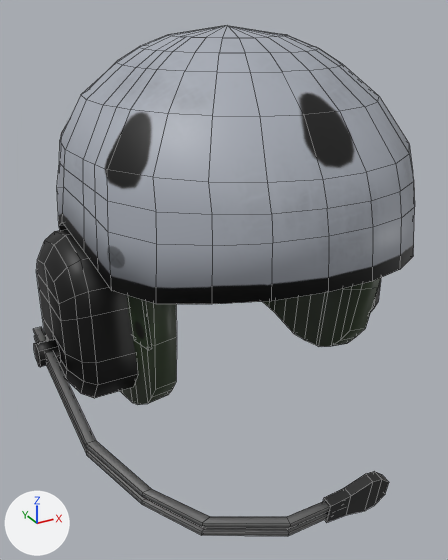
An edit to the FBX model contents/mods/XOF/media/models_x/WorldItems/XOFHelmet_WorldItem.fbx, drawn before and after from the same camera.
The view is the same before and after, from a 50 mm lens placed at (-0.00284, -0.00492, 0.00356), pointed at (-0.00032, -0.00034, 0.00127). Arrows for +X, +Y and +Z are at lower left; the lights stay in place. Mesh edges are drawn as thin lines.

Before the edit, the objects in view are built like this:
```python
mat_material_001 = principled_material('Material.001')
mat_material_001.texture = img_hat_xofhelmet_png
me_cube_002 = bpy.data.meshes.new('Cube.002')
me_cube_002.from_pydata(...)  # 751 vertices, 723 faces; spans x -0.00197..0.00186, y -0.0024..0.00189, z 0.00001..0.00342
me_cube_002.materials.append(mat_material_001)  # picture img_hat_xofhelmet_png
# before: 280 (-0.00197, 0.00025, 0.0006) at pixel (35, 358), 281 (-0.00197, 0.00016, 0.00057) at pixel (38, 365), 282 (-0.00197, 0.00028, 0.00068) at pixel (33, 349), 283 (-0.00197, 0.00025, 0.00076) at pixel (33, 343), 285 (-0.00197, 0.00016, 0.0008) at pixel (35, 343)
# before: 286 (-0.00197, 0.00008, 0.00076) at pixel (38, 351), 291 (-0.00197, 0.00005, 0.00068) at pixel (39, 360), 292 (-0.00197, 0.00008, 0.0006) at pixel (40, 367)
ob_cube_002 = bpy.data.objects.new('Cube.002', me_cube_002)
ob_cube_002.location = (0.0, 0.0, 0.0)
```
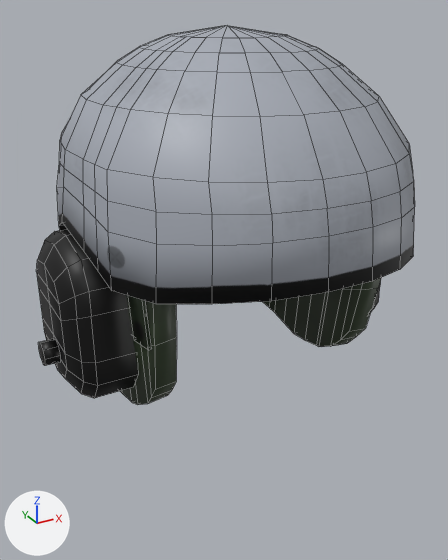
The newer file is also rescaled (x2.033), turned or shifted as a whole; pictures and numbers use the older file's frame.

Edits to the bpy script that builds the scene:
```text
Add img_material_001_basecolor_psd:
    img_material_001_basecolor_psd = load_image('Material.001_baseColor.psd', '../../textures/WorldItems/Material.001_baseColor.png', 1024, 1024, 'sRGB')
Change mat_material_001:
    mat_material_001.texture: img_hat_xofhelmet_png -> img_material_001_basecolor_psd
Change me_cube_002:
    used by ob_cube_002; location = (0.0, 0.0, 0.0)
    verts and faces of me_cube_002; kept vertices keep their numbers, new ones are numbered from 751
    remove me_cube_002.from_pydata(...)  # 751 vertices, 723 faces; spans x -0.00197..0.00186, y -0.0024..0.00189, z 0.00001..0.00342
    add me_cube_002.from_pydata(...)  # 683 vertices, 661 faces; spans x -0.00193..0.00186, y -0.00169..0.00189, z 0.00001..0.00342
    me_cube_002 part 1: the loose piece of 24 vertices spanning x -0.00192..-0.00044, y -0.00238..0.00047, z 0.00036..0.0008 is deleted
    me_cube_002 part 2: the loose piece of 24 vertices spanning x -0.00192..-0.00044, y -0.00236..0.00049, z 0.00028..0.00071 is deleted
    me_cube_002 part 3: the loose piece of 20 vertices spanning x -0.00061..-0.00008, y -0.0024..-0.00228, z 0.00018..0.00051 is deleted
    me_cube_002 part 4
    add for i in [*range(280, 284), 285, 286, 291, 292]: verts[i] += (0.00004, 0.0, 0.0)
```

Changed parts and their boxes (x1, y1, x2, y2) in the pictures (448 x 560 px; the box of a moved part takes in the faces that stretch with it):
'Cube.002', surface changed, reshaped (black to grey, 26% shorter)
    before: (34, 26, 415, 536)
    after: (36, 26, 415, 405)
part 1 of me_cube_002, deleted
    before: (34, 327, 329, 528)
part 2 of me_cube_002, deleted
    before: (34, 336, 327, 536)
part 3 of me_cube_002, deleted (black)
    before: (323, 471, 389, 523)
part 4 of me_cube_002, moved or reshaped
    before: (34, 339, 60, 367)
    after: (38, 339, 60, 366)
